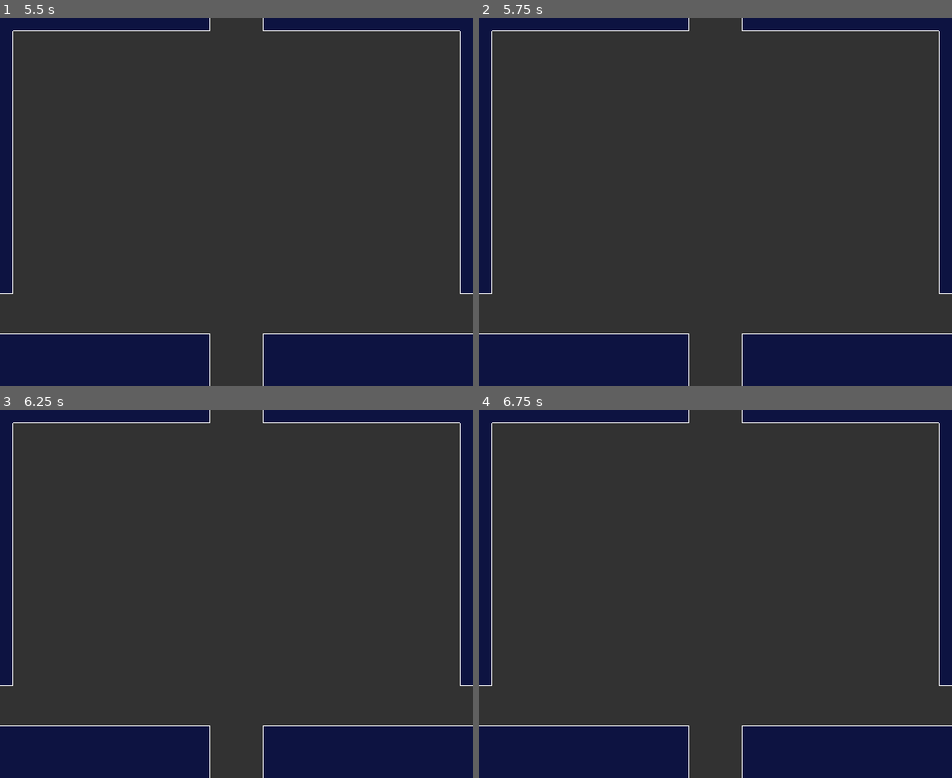
Above: before the commit, frames 1-4 (two rows, left to right).
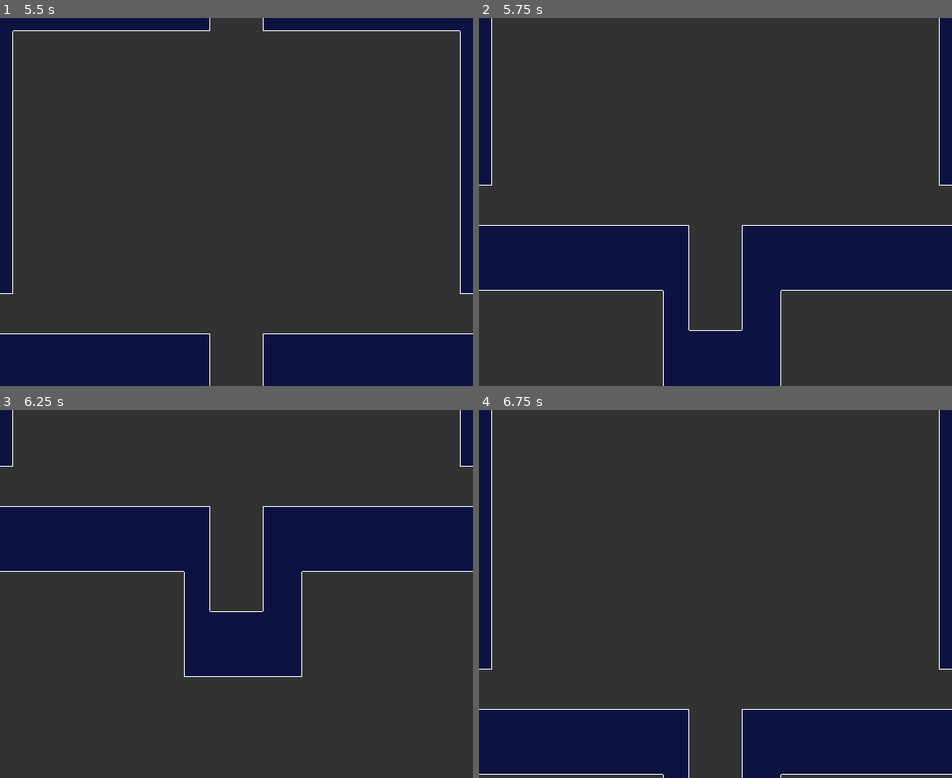
Above: after the commit, the same moments.

Repository: fraagle/New-Prototype
Game: Godot game, scene res://main/main.tscn
Same seed, same stepped clock (60 frames per second), same inputs: the game is played once before the commit and once after it.
Inputs:
- Up to frame 1 (5.5 s): tap Enter (jump) at 0.5, 0.77, 1.52, 2, 3.02, 3.5, 3.77, 4.52 s; hold Right (move_right) 0.53-2.03 s; tap X (dink) every 0.75 s from 0.6 to 5.1 s; tap Space at 1.25, 2.75, 4.25 s; hold Left (move_left) 2.03-2.78 s; hold Right (move_right) 2.78-4.28 s; hold Left (move_left) 4.28-5.03 s; hold Right (move_right) from 5.03 s (still down)
- Up to frame 2 (5.75 s): keep holding Right (move_right)
- Up to frame 3 (6.25 s): release Right (move_right) at 5.78 s; hold Left (move_left) from 5.78 s (still down); tap X (dink) at 5.85 s; tap Enter (jump) at 6.02 s
- Up to frame 4 (6.75 s): keep holding Left (move_left); tap X (dink) at 6.6 s

Frame 1 is identical in both runs. In frame 2, 33% of the frame differs, in the area x 0-100%, y 0-100%; in frame 3, 39%; in frame 4, 8.3%.
Error after the commit: Invalid access to property or key 'player_entered_dink_radius' on a base object of type 'StaticBody2D (Dink)'. (res://prototype/player.gd:56)

Commit message:
added item abstraction

Diff:
--- a/prototype/dink.gd
+++ b/prototype/dink.gd
@@ -1,19 +1,3 @@
-extends StaticBody2D
+extends Item
 
 class_name Dink
-
-## Check if player has entered or left dink radius
-signal player_entered_dink_radius
-signal player_left_dink_radius
-
-# RADIUS
-func _on_detection_body_entered(body: Node2D) -> void:
-	print(self)
-	if body is Player:
-		print('player entered dink radius')
-		player_entered_dink_radius.emit(self)
-
-func _on_detection_body_exited(body: Node2D) -> void:
-	if body is Player:
-		print('player left dink radius')
-		player_left_dink_radius.emit()
--- a/prototype/grapple.gd
+++ b/prototype/grapple.gd
@@ -1,19 +1,3 @@
-extends StaticBody2D
+extends Item
+
 class_name Grapple
-
-## Check if player has entered or left dink radius
-
-signal player_entered_grapple_radius
-signal player_left_grapple_radius
-
-func _on_player_detector_body_entered(body: Node2D) -> void:
-	print(self)
-	if body is Player:
-		print('player entered grapple radius')
-		player_entered_grapple_radius.emit(self)
-
-
-func _on_player_detector_body_exited(body: Node2D) -> void:
-	if body is Player:
-		print('player left grapple radius')
-		player_left_grapple_radius.emit()
--- /dev/null
+++ b/prototype/item.gd
@@ -0,0 +1,21 @@
+extends StaticBody2D
+
+class_name Item
+
+## Check if player has entered or left dink radius
+signal player_entered_item_radius
+signal player_left_item_radius
+
+var item_id: int
+var item_hitbox_radius: float
+
+func _on_detection_body_entered(body: Node2D) -> void:
+	print(self)
+	if body is Player:
+		print('player entered item radius with id {item_id}')
+		player_entered_item_radius.emit(self)
+
+func _on_detection_body_exited(body: Node2D) -> void:
+	if body is Player:
+		print('player left item radius with id {item_id}')
+		player_left_item_radius.emit(self)
